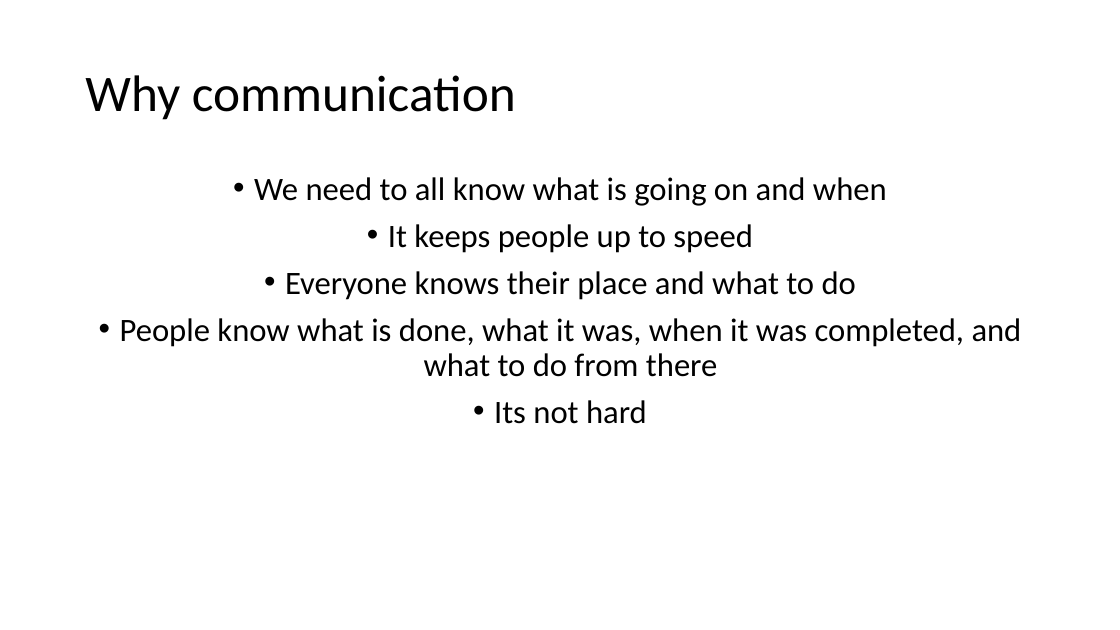
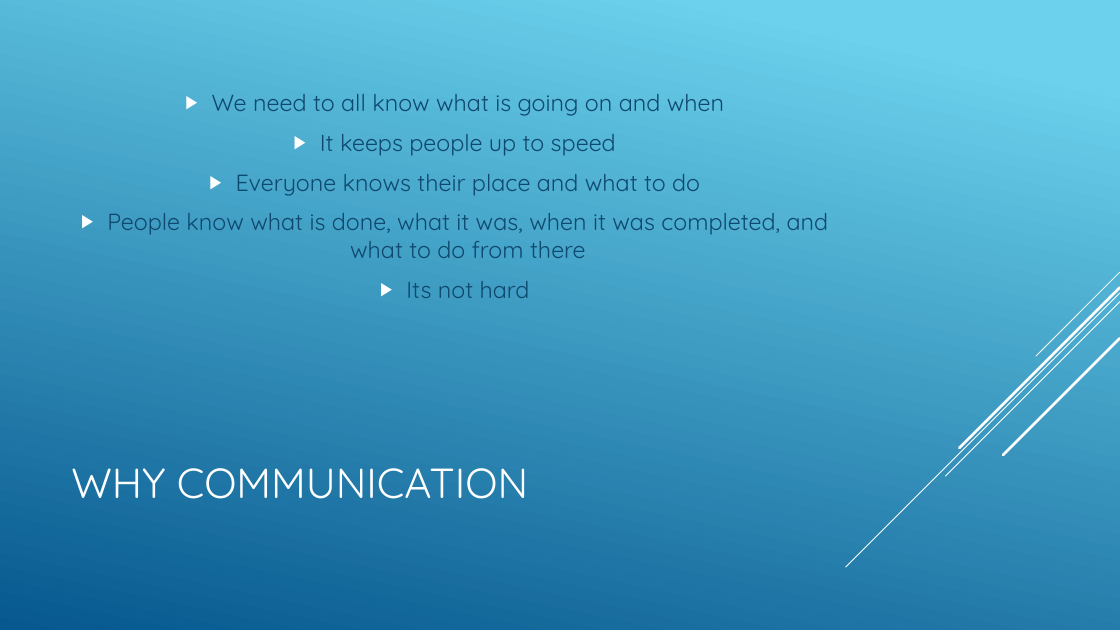
Before and after one commit to csmith1188/docpacs2122, a slide deck: slide 3 of docpac_mar18/Presentation.pptx. Drawn at 1120x630 pixels with LibreOffice and Linux fonts; fonts in the diff are those of the drawing. Boxes give left, top, right and bottom in pixels: in the first picture for what was removed or moved away, otherwise in the second. Text is boxed around its words. In the diff, an @@ line names an element or a change of style, - is before the commit and + after.

```diff
--- a/docpac_mar18/Presentation.pptx
+++ b/docpac_mar18/Presentation.pptx
@@ background #FFFFFF to gradient #6ED2EB to #06588E @@
@@ text "We need to all know ...": place and size @@
-text "We need to all know ..." at (120,177,1022,424)
+text "We need to all know ..." at (107,94,829,298)
@@ text "We need to all know ..." at (107,94,829,298): size 28 to 20 pt, font Calibri to Quicksand, text colour #000000 to #0F496F; bullet • to ▶; line spacing 0.9 to 1; vertical alignment top to middle @@
@@ group added at (846,272,1120,567): 5 lines @@
@@ title at (71,468,528,499): text changed; size 44 to 36 pt; font Calibri to Quicksand; text colour #000000 to #FFFFFF @@
-Why communication
+WHY COMMUNICATION
```
Also in this commit, not shown: 11 other slides changed, 1 slide added, 1 slide removed.
